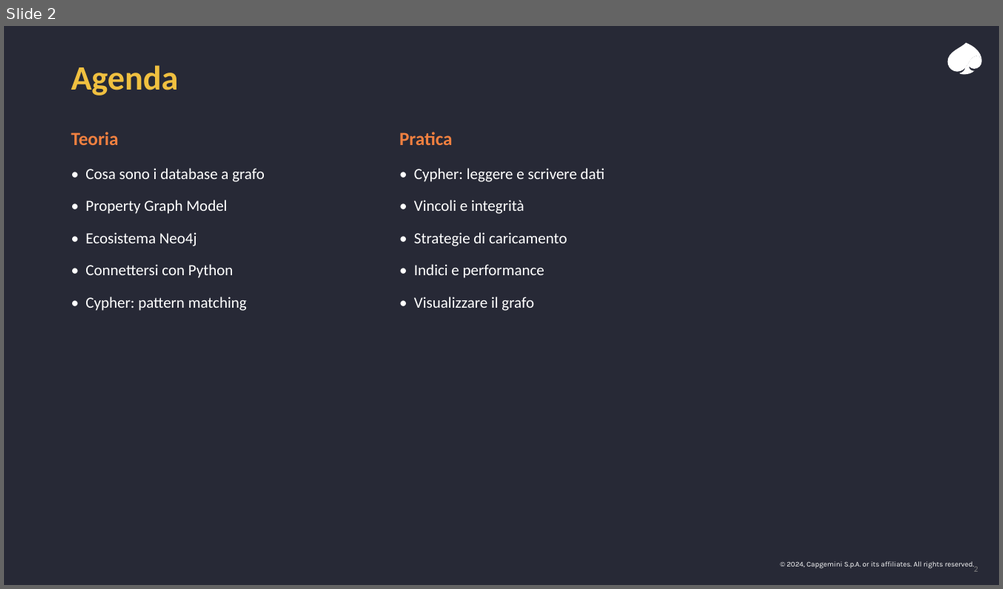
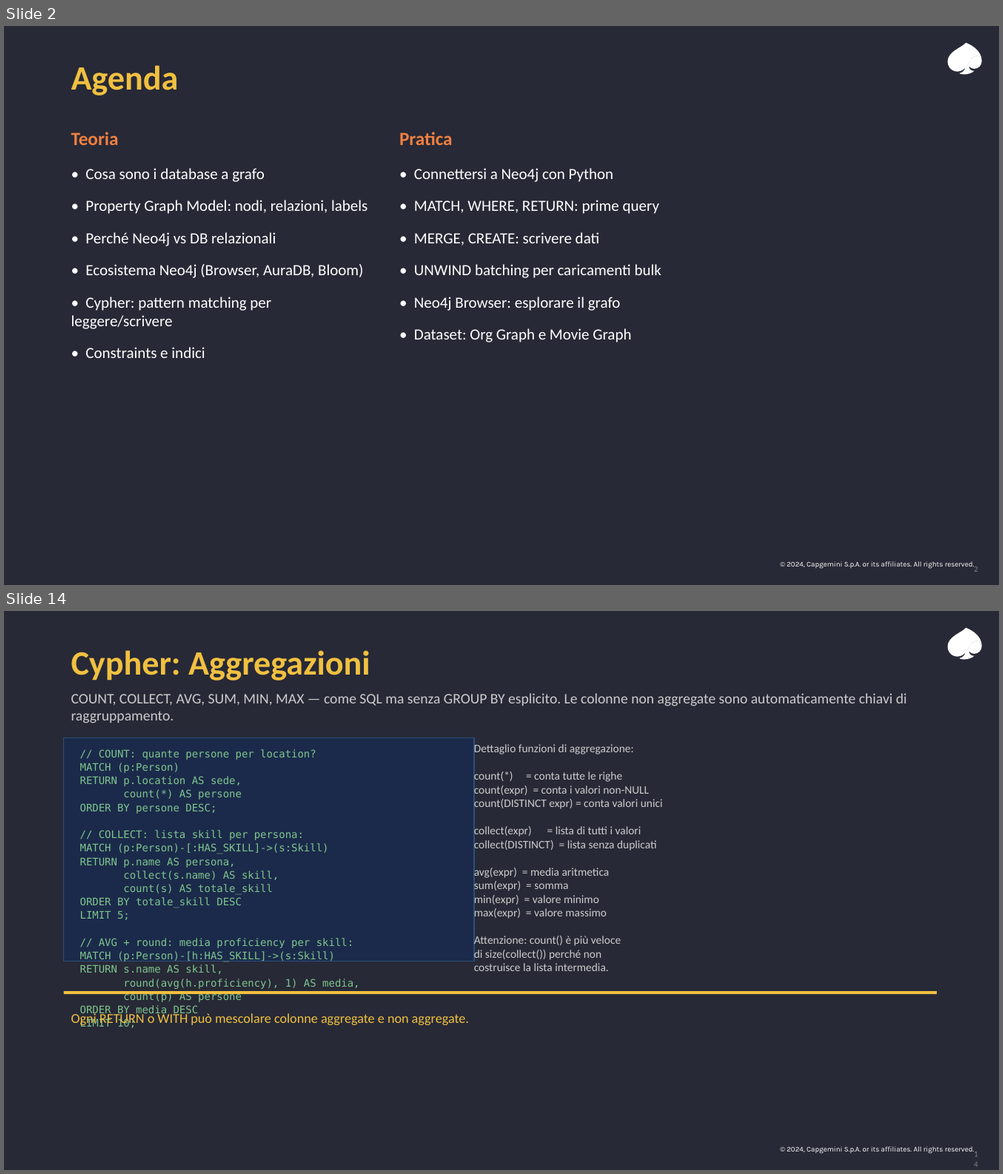
Before and after one commit to leobcc/neo4j-training-course-material, a slide deck: slides/session-01/session-01.pptx. Shown one above the other, each under a label of ours: slide 2 before the commit, slides 2 and 14 after it; the slides between them are not shown. The pictures are 1003x589 and 1003x1174 pixels, drawn with LibreOffice and Linux fonts; fonts in the diff are those of the drawing. Boxes give left, top, right and bottom in pixels: in the first picture for what was removed or moved away, otherwise in the second. Text is boxed around its words. In the diff, an @@ line names an element or a change of style, - is before the commit and + after.

```diff
--- a/slides/session-01/session-01.pptx
+++ b/slides/session-01/session-01.pptx
@@ slide 14 added at bbox=[4, 611, 999, 1170], background #272936; not listed: 4 template elements that a slide beside it also shows @@
@@ text added at bbox=[71, 650, 370, 681], 33 pt, text #F0C040, bold @@
+Cypher: Aggregazioni
@@ text added at bbox=[71, 693, 907, 723], 14 pt, text #CCCCCC @@
+COUNT, COLLECT, AVG, SUM, MIN, MAX — come SQL ma senza GROUP BY esplicito. Le colonne non aggregate sono automaticamente chiavi di raggruppamento.
@@ rectangle added at bbox=[64, 738, 474, 962], fill #1B2A4A, outline #2D4F7A 1 pt @@
@@ text added at bbox=[474, 743, 663, 961], 11 pt, text #CCCCCC @@
+Dettaglio funzioni di aggregazione:
+count(*) = conta tutte le righe
+count(expr) = conta i valori non-NULL
+count(DISTINCT expr) = conta valori unici
+collect(expr) = lista di tutti i valori
+collect(DISTINCT) = lista senza duplicati
+avg(expr) = media aritmetica
+sum(expr) = somma
+min(expr) = valore minimo
+max(expr) = valore massimo
+Attenzione: count() è più veloce
+di size(collect()) perché non
+costruisce la lista intermedia.
@@ text added at bbox=[80, 749, 359, 1028], 10 pt, text #7EC68E @@
+// COUNT: quante persone per location?
+MATCH (p:Person)
+RETURN p.location AS sede,
+count(*) AS persone
+ORDER BY persone DESC;
+// COLLECT: lista skill per persona:
+MATCH (p:Person)-[:HAS_SKILL]->(s:Skill)
+RETURN p.name AS persona,
+collect(s.name) AS skill,
+count(s) AS totale_skill
+ORDER BY totale_skill DESC
+LIMIT 5;
+// AVG + round: media proficiency per skill:
+MATCH (p:Person)-[h:HAS_SKILL]->(s:Skill)
+RETURN s.name AS skill,
+round(avg(h.proficiency), 1) AS media,
+count(p) AS persone
+ORDER BY media DESC
+LIMIT 10;
@@ rectangle added at bbox=[64, 991, 936, 994], fill #F0C040 @@
@@ text added at bbox=[71, 1012, 469, 1027], 13 pt, text #F0C040 @@
+Ogni RETURN o WITH può mescolare colonne aggregate e non aggregate.
@@ slide 2 changed as well @@
@@ text at bbox=[414, 168, 661, 343]: text changed @@
-• Cypher: leggere e scrivere dati
-• Vincoli e integrità
-• Strategie di caricamento
-• Indici e performance
-• Visualizzare il grafo
+• Connettersi a Neo4j con Python
+• MATCH, WHERE, RETURN: prime query
+• MERGE, CREATE: scrivere dati
+• UNWIND batching per caricamenti bulk
+• Neo4j Browser: esplorare il grafo
+• Dataset: Org Graph e Movie Graph
@@ text at bbox=[71, 200, 367, 358]: text changed @@
-• Property Graph Model
-• Ecosistema Neo4j
-• Connettersi con Python
-• Cypher: pattern matching
+• Property Graph Model: nodi, relazioni, labels
+• Perché Neo4j vs DB relazionali
+• Ecosistema Neo4j (Browser, AuraDB, Bloom)
+• Cypher: pattern matching per leggere/scrivere
+• Constraints e indici
```
Also in this commit, not shown: 5 other slides changed, 19 other slides added, 12 slides removed.
